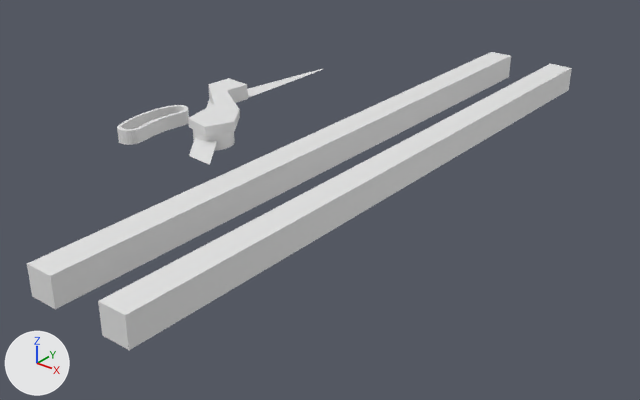
Renders of the Blender file hw/finger-remover.blend from each side of a commit.
One viewpoint serves both versions: a camera (50 mm lens) standing at (332.0, -451.0, 224.0) and looking at (-4.0, -31.0, -37.0). Every picture has the same lights, and +X, +Y and +Z are marked at lower left.
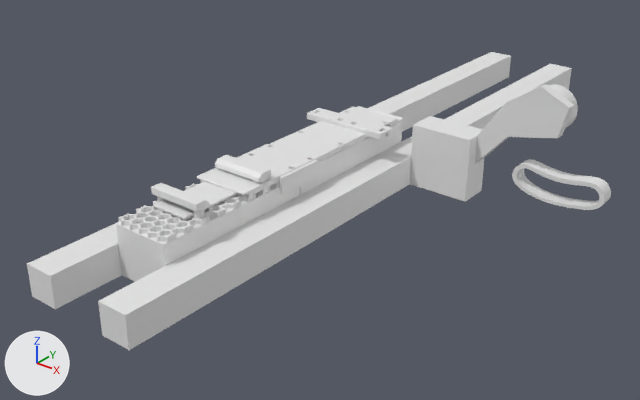
Not drawn themselves, but carrying or shaping drawn objects: ob_cube_029, ob_cylinder_042, ob_nut_017, ob_cylinder_032, ob_honeycomb, ob_cube_036, ob_cube_019.

Boxes (x1, y1, x2, y2) around the edits, measured in the pictures (640 x 400 px):
'Cube.032', added: after (116, 180, 300, 281)
'Plane.004', moved: before (188, 78, 248, 136); after (475, 84, 574, 164)
'Cube.057', added: after (410, 116, 484, 201)
'Cube.041', added, shown: after (197, 107, 397, 196)
'Plane.005', moved: before (117, 105, 189, 145); after (512, 159, 611, 210)
'Cube.001', shown: after (300, 106, 402, 195)
'Cube.028', added, shown: after (307, 108, 393, 140)
'Cube.018', added: after (153, 181, 238, 220)
'Cube.042', added, shown: after (236, 107, 399, 196)
'Plane.003', hidden: before (189, 69, 323, 165)
'Cube.021', added: after (215, 155, 271, 183)
'Cube.020', added: after (151, 183, 210, 212)
'Circle.010', moved: before (193, 130, 235, 151); after (548, 84, 578, 128)
'HoneyComb.006', added: after (193, 210, 205, 219)
'HoneyComb.007', added: after (157, 196, 164, 202)

Diff of the bpy script that builds the scene:
```diff
--- a/hw/finger-remover.blend.py
+++ b/hw/finger-remover.blend.py
@@ ob_plane_003 @@
 ob_plane_003 = bpy.data.objects.new('Plane.003', me_plane_007)
+ob_plane_003.parent = ob_empty_002
+ob_plane_003.matrix_parent_inverse = Matrix(((0.0388, 0.0, 0.0, 4.665), (0.0, 0.0388, 0.0, 0.0), (0.0, 0.0, 0.0388, 0.0), (0.0, 0.0, 0.0, 1.0)))
 ob_plane_003.location = (-120.4, 0.0, 0.0)
@@ ob_plane_003 @@
 ob_plane_003.scale = (10.5, 57.0, 1.0)
+ob_plane_003.hide_set(True)
@@ ob_cube_029 @@
 _m = ob_cube_029.modifiers.new('Mirror', 'MIRROR')
 _m.mirror_object = ob_empty
+ob_cube_029.hide_set(True)  # wire or fog, not drawn
@@ ob_cube_001 @@
 _m = ob_cube_001.modifiers.new('Bevel', 'BEVEL')
 _m.use_clamp_overlap = False
-_m = ob_cube_001.modifiers.new('Boolean.001', 'BOOLEAN')
-_m.object = ob_cube_030
-_m = ob_cube_001.modifiers.new('Boolean.002', 'BOOLEAN')
-_m.object = ob_stanley_1992_blade_cutout_001
@@ ob_circle_010 @@
 ob_circle_010 = bpy.data.objects.new('Circle.010', me_circle_006)
+ob_circle_010.parent = ob_empty_002
+ob_circle_010.matrix_parent_inverse = Matrix(((0.0388, 0.0, 0.0, 4.665), (0.0, 0.0388, 0.0, 0.0), (0.0, 0.0, 0.0388, 0.0), (0.0, 0.0, 0.0, 1.0)))
 ob_circle_010.location = (-79.1, -54.1, 5.0)
@@ ob_plane_004 @@
 ob_plane_004 = bpy.data.objects.new('Plane.004', me_plane_008)
+ob_plane_004.parent = ob_empty_002
+ob_plane_004.matrix_parent_inverse = Matrix(((0.0388, 0.0, 0.0, 4.665), (0.0, 0.0388, 0.0, 0.0), (0.0, 0.0, 0.0388, 0.0), (0.0, 0.0, 0.0, 1.0)))
 ob_plane_004.location = (-120.4, 0.0, 0.0)
@@ ob_plane_005 @@
 ob_plane_005 = bpy.data.objects.new('Plane.005', me_plane_009)
+ob_plane_005.parent = ob_empty_002
+ob_plane_005.matrix_parent_inverse = Matrix(((0.0388, 0.0, 0.0, 4.665), (0.0, 0.0388, 0.0, 0.0), (0.0, 0.0, 0.0388, 0.0), (0.0, 0.0, 0.0, 1.0)))
 ob_plane_005.location = (-126.4, -54.4, -5.5)
@@ ob_empty_002 @@
+ob_empty_002 = bpy.data.objects.new('Empty.002', None)
+ob_empty_002.location = (69.0, 32.0, -1.6)
+ob_empty_002.rotation_euler = (1.571, -1.553, 0.0)  # degrees (90, -89, 0)
+ob_empty_002.scale = (25.8, 25.8, 25.8)
@@ ob_cube_057 @@
+ob_cube_057 = bpy.data.objects.new('Cube.057', me_cube_001.copy())  # the mesh of ob_2020_rails
+ob_cube_057.location = (60.5, 22.3, -6.6)
+ob_cube_057.scale = (21.4, 10.7, 21.4)
@@ ob_cube_019 @@
+ob_cube_019 = bpy.data.objects.new('Cube.019', me_cube_011.copy())  # the mesh of ob_cube_018
+ob_cube_019.location = (0.0, -139.0, 5.0)
+ob_cube_019.scale = (1.0, 1.7, 14.7)
@@ ob_cube_018 @@
+ob_cube_018 = bpy.data.objects.new('Cube.018', me_cube_011.copy())  # the mesh of ob_cube_018; modifiers BEVEL
+ob_cube_018.location = (0.0, -135.0, 8.8)
+ob_cube_018.scale = (1.0, 1.0, 1.5)
@@ ob_cube_021 @@
+ob_cube_021 = bpy.data.objects.new('Cube.021', me_cube_022.copy())  # the mesh of ob_cube_021; modifiers BEVEL
+ob_cube_021.location = (0.0, -108.9, 14.7)
+ob_cube_021.rotation_euler = (0.0, 0.0, 3.142)  # degrees (0, 0, 180)
@@ ob_cube_020 @@
+ob_cube_020 = bpy.data.objects.new('Cube.020', me_cube_019.copy())  # the mesh of ob_cube_020; modifiers BEVEL
+ob_cube_020.location = (0.0, -158.4, 14.7)
@@ ob_honeycomb_007 @@
+ob_honeycomb_007 = bpy.data.objects.new('HoneyComb.007', me_honeycomb_003.copy())  # the mesh of ob_honeycomb_007; modifiers BOOLEAN, BEVEL
+ob_honeycomb_007.location = (-14.1, -158.7, 6.0)
@@ ob_cube_036 @@
+ob_cube_036 = bpy.data.objects.new('Cube.036', me_cube_035.copy())  # the mesh of ob_cube_036
+ob_cube_036.location = (1.9, -184.0, -7.0)
+ob_cube_036.scale = (38.0, 39.9, 11.4)
@@ ob_honeycomb @@
+ob_honeycomb = bpy.data.objects.new('HoneyComb', me_honeycomb.copy())  # the mesh of ob_honeycomb; modifiers SOLIDIFY, BOOLEAN
+ob_honeycomb.location = (1.9, -137.0, 0.0)
@@ ob_cube_032 @@
+ob_cube_032 = bpy.data.objects.new('Cube.032', me_cube_031.copy())  # the mesh of ob_cube_032; modifiers BOOLEAN, BEVEL
+ob_cube_032.location = (0.0, -109.7, 0.0)
@@ ob_cylinder_032 @@
+ob_cylinder_032 = bpy.data.objects.new('Cylinder.032', me_cylinder_004)  # 512 vertices, 392 faces; spans x -3.3..3.3, y -20.8..82.8, z -12.1..11.0; modifiers MIRROR
+ob_cylinder_032.parent = ob_cube_028
+ob_cylinder_032.location = (16.1, -66.5, 8.9)
@@ ob_cube_028 @@
+ob_cube_028 = bpy.data.objects.new('Cube.028', me_cube_027.copy())  # the mesh of ob_cube_028; modifiers MIRROR, BOOLEAN, BOOLEAN, BEVEL, BOOLEAN
+ob_cube_028.location = (0.0, -8.0, 10.0)
@@ ob_cylinder_042 @@
+ob_cylinder_042 = bpy.data.objects.new('Cylinder.042', me_cylinder_032.copy())  # the mesh of ob_cylinder_042; modifiers MIRROR
+ob_cylinder_042.parent = ob_cube_028
+ob_cylinder_042.location = (-26.0, -5.75, 11.5)
+ob_cylinder_042.rotation_euler = (1.571, 0.0, -1.571)  # degrees (90, 0, -90)
@@ ob_nut_017 @@
+ob_nut_017 = bpy.data.objects.new('Nut.017', me_nut_014.copy())  # the mesh of ob_nut_017; modifiers MIRROR
+ob_nut_017.parent = ob_cube_028
+ob_nut_017.location = (-27.0, -5.75, 11.5)
+ob_nut_017.rotation_euler = (0.0, -1.571, 0.0)  # degrees (0, -90, 0)
+ob_nut_017.scale = (1.06, 0.98, 0.216)
@@ ob_cube_042 @@
+ob_cube_042 = bpy.data.objects.new('Cube.042', me_cube_006)  # 34 vertices, 31 faces; spans x -2.0..6.0, y -116.0..34.0, z -9.0..1.0; modifiers BOOLEAN, BEVEL, MIRROR
+ob_cube_042.location = (15.0, -8.0, 8.9)
@@ ob_cube_041 @@
+ob_cube_041 = bpy.data.objects.new('Cube.041', me_cube_005)  # a box spanning x -19.0..19.0, y -120.0..32.0, z -1.0..1.0; modifiers BOOLEAN, BOOLEAN, BEVEL, BOOLEAN
+ob_cube_041.location = (0.0, -8.0, 10.0)
```
